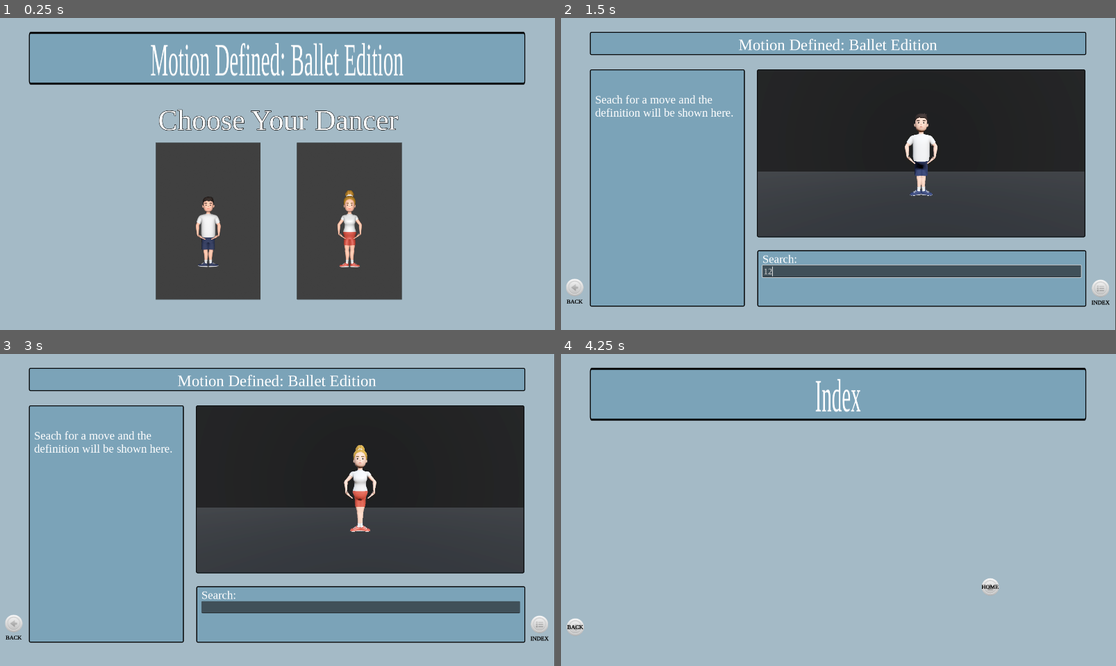
Above: before the commit, frames 1-4 (two rows, left to right).
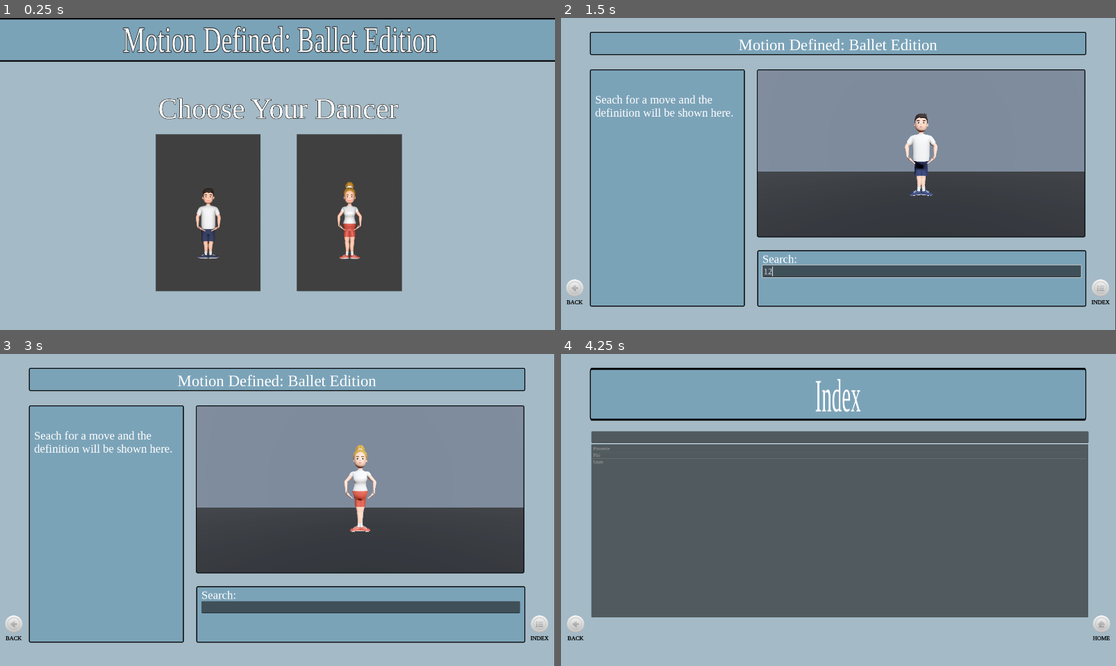
Above: after the commit, the same moments.

Repository: Makarose/Motion-Defined-Ballet-Edition
Game: Godot game, scene res://Scenes/title_page.tscn
Two runs of this game, one before a commit and one after it. Both use one fixed random seed, a clock stepped at 60 frames per second and the inputs below.
Inputs (mouse positions are in pixels of both pictures, inside the frame that each line leads up to; where the layout moved, square brackets give the same spot in the first picture):
- Up to frame 1 (0.25 s): no input
- Up to frame 2 (1.5 s): click (771, 211) [771, 220] at 0.5 s; click (921, 270) at 1.27 s; type "12" at 1.35 s
- Up to frame 3 (3 s): click (11, 625) [11, 622] at 2 s; click (349, 547) [349, 556] at 2.75 s
- Up to frame 4 (4.25 s): click (1099, 625) at 3.5 s

The runs differ from the first frame. In frame 1, 20% of the frame differs, in the area x 0-100%, y 0-91%; in frame 2, 19%; in frame 3, 19%; in frame 4, 53%, in the area x 1-99%, y 24-92%.

Commit message:
Working on setting up index page. Need to nomalize search terms.

Diff:
--- a/Scenes/background.tscn
+++ b/Scenes/background.tscn
@@ -1,4 +1,7 @@
-[gd_scene load_steps=8 format=3 uid="uid://c0opmlqorul1c"]
+[gd_scene load_steps=10 format=3 uid="uid://c0opmlqorul1c"]
+
+[ext_resource type="PackedScene" uid="uid://du1htf5ao34cs" path="res://Characters/male.glb" id="2_iuybu"]
+[ext_resource type="PackedScene" uid="uid://cd4snkot1sjo4" path="res://Scenes/female.tscn" id="2_q05r1"]
 
 [sub_resource type="ProceduralSkyMaterial" id="ProceduralSkyMaterial_mfq5q"]
 sky_horizon_color = Color(0.64625, 0.65575, 0.67075, 1)
@@ -20,7 +23,7 @@
 material = SubResource("StandardMaterial3D_80m8t")
 
 [sub_resource type="StandardMaterial3D" id="StandardMaterial3D_jk6gj"]
-albedo_color = Color(0, 0, 0, 1)
+albedo_color = Color(0.352, 0.388667, 0.44, 1)
 
 [sub_resource type="PlaneMesh" id="PlaneMesh_q4hd6"]
 material = SubResource("StandardMaterial3D_jk6gj")
@@ -45,3 +48,9 @@
 transform = Transform3D(8.69305, 0, 0, 0, -4.37114e-08, -2.5, 0, 1, -1.09278e-07, 0, 2, -2.28073)
 mesh = SubResource("PlaneMesh_q4hd6")
 skeleton = NodePath("../..")
+
+[node name="male" parent="." instance=ExtResource("2_iuybu")]
+visible = false
+
+[node name="female" parent="." instance=ExtResource("2_q05r1")]
+visible = false
--- a/Scenes/index.tscn
+++ b/Scenes/index.tscn
@@ -24,6 +24,7 @@
 grow_horizontal = 2
 grow_vertical = 2
 script = ExtResource("1_37t3u")
+metadata/_edit_horizontal_guides_ = [995.0]
 
 [node name="PanelContainer" type="Panel" parent="."]
 custom_minimum_size = Vector2(1920, 1080)
@@ -53,56 +54,79 @@
 text = "[center]Index[/center]"
 scroll_active = false
 
-[node name="Container" type="MarginContainer" parent="."]
+[node name="Back" type="MarginContainer" parent="."]
 custom_minimum_size = Vector2(75, 75)
-layout_mode = 0
-offset_top = 898.0
-offset_right = 198.0
-offset_bottom = 1088.0
+offset_left = 1.0
+offset_top = 900.0
+offset_right = 199.0
+offset_bottom = 1090.0
 scale = Vector2(0.5, 0.5)
 theme_override_constants/margin_left = 35
 theme_override_constants/margin_top = 0
 theme_override_constants/margin_right = 35
 theme_override_constants/margin_bottom = 0
 
-[node name="BackButton" type="Button" parent="Container"]
-custom_minimum_size = Vector2(75, 75)
+[node name="MarginContainer" type="MarginContainer" parent="Back"]
+layout_mode = 2
+theme_override_constants/margin_bottom = 50
+
+[node name="BackButton" type="Button" parent="Back/MarginContainer"]
 layout_mode = 2
 icon = ExtResource("2_l3b18")
 flat = true
 
-[node name="Label" type="Label" parent="Container"]
+[node name="Label" type="Label" parent="Back"]
 layout_mode = 2
+size_flags_vertical = 8
 text = "BACK"
-label_settings = SubResource("LabelSettings_3jq6v")
+label_settings = SubResource("LabelSettings_sreg4")
 horizontal_alignment = 1
 vertical_alignment = 2
 
-[node name="Container2" type="MarginContainer" parent="."]
+[node name="Home" type="MarginContainer" parent="."]
 custom_minimum_size = Vector2(75, 75)
-layout_mode = 2
-offset_left = 1435.0
-offset_top = 759.0
-offset_right = 1633.0
-offset_bottom = 949.0
+offset_left = 1820.0
+offset_top = 900.0
+offset_right = 2018.0
+offset_bottom = 1090.0
 scale = Vector2(0.5, 0.5)
 theme_override_constants/margin_left = 35
 theme_override_constants/margin_top = 0
 theme_override_constants/margin_right = 35
 theme_override_constants/margin_bottom = 0
 
-[node name="HomeButton" type="Button" parent="Container2"]
-custom_minimum_size = Vector2(75, 75)
+[node name="MarginContainer" type="MarginContainer" parent="Home"]
+layout_mode = 2
+theme_override_constants/margin_bottom = 50
+
+[node name="HomeButton" type="Button" parent="Home/MarginContainer"]
 layout_mode = 2
 icon = ExtResource("4_j1bci")
 flat = true
 
-[node name="Label" type="Label" parent="Container2"]
+[node name="Label" type="Label" parent="Home"]
 layout_mode = 2
+size_flags_vertical = 8
 text = "HOME"
-label_settings = SubResource("LabelSettings_3jq6v")
+label_settings = SubResource("LabelSettings_sreg4")
 horizontal_alignment = 1
 vertical_alignment = 2
 
-[connection signal="pressed" from="Container/BackButton" to="." method="_on_back_button_pressed"]
-[connection signal="pressed" from="Container2/HomeButton" to="." method="_on_home_button_pressed"]
+[node name="VBoxContainer" type="VBoxContainer" parent="."]
+custom_minimum_size = Vector2(1720, 600)
+layout_mode = 0
+offset_left = 105.0
+offset_top = 268.0
+offset_right = 169.0
+offset_bottom = 308.0
+
+[node name="LineEdit" type="LineEdit" parent="VBoxContainer"]
+custom_minimum_size = Vector2(0, 40)
+layout_mode = 2
+
+[node name="ItemList" type="ItemList" parent="VBoxContainer"]
+custom_minimum_size = Vector2(0, 600)
+layout_mode = 2
+
+[connection signal="pressed" from="Back/MarginContainer/BackButton" to="." method="_on_back_button_pressed"]
+[connection signal="pressed" from="Home/MarginContainer/HomeButton" to="." method="_on_home_button_pressed"]
--- a/Scenes/title_page.tscn
+++ b/Scenes/title_page.tscn
@@ -8,6 +8,11 @@
 
 [sub_resource type="StyleBoxFlat" id="StyleBoxFlat_0d775"]
 bg_color = Color(0.643137, 0.729412, 0.776471, 1)
+
+[sub_resource type="LabelSettings" id="LabelSettings_mgapr"]
+font_size = 75
+outline_size = 5
+outline_color = Color(0, 0, 0, 1)
 
 [sub_resource type="LabelSettings" id="LabelSettings_q4hbm"]
 font = ExtResource("5_ix5ab")
@@ -35,24 +40,22 @@
 
 [node name="MainTitle" type="PanelContainer" parent="."]
 layout_mode = 1
-anchors_preset = 1
-anchor_left = 1.0
+anchors_preset = 10
 anchor_right = 1.0
-offset_left = -1820.0
-offset_top = 48.0
-offset_right = -100.0
-offset_bottom = 128.0
-grow_horizontal = 0
-scale = Vector2(0.998309, 2.28343)
+offset_left = -144.0
+offset_right = -144.0
+offset_bottom = 90.0
+grow_horizontal = 2
+scale = Vector2(1.16, 1.68)
 theme = ExtResource("1_k3hol")
 
-[node name="Title" type="RichTextLabel" parent="MainTitle"]
+[node name="Label" type="Label" parent="MainTitle"]
 layout_mode = 2
+size_flags_vertical = 1
 theme = ExtResource("1_k3hol")
-theme_override_font_sizes/normal_font_size = 70
-bbcode_enabled = true
-text = "[center]Motion Defined: Ballet Edition[/center]"
-scroll_active = false
+text = "Motion Defined: Ballet Edition"
+label_settings = SubResource("LabelSettings_mgapr")
+horizontal_alignment = 1
 
 [node name="HBoxContainer" type="HBoxContainer" parent="."]
 layout_mode = 1
@@ -62,9 +65,9 @@
 anchor_right = 0.0338542
 anchor_bottom = 0.0583333
 offset_left = 473.0
-offset_top = 368.0
+offset_top = 339.0
 offset_right = 2179.0
-offset_bottom = 1456.0
+offset_bottom = 1427.0
 scale = Vector2(0.5, 0.5)
 theme_override_constants/separation = 250
 
@@ -79,9 +82,9 @@
 [node name="Label" type="Label" parent="."]
 layout_mode = 0
 offset_left = 340.0
-offset_top = 270.0
+offset_top = 230.0
 offset_right = 1586.0
-offset_bottom = 437.0
+offset_bottom = 397.0
 text = "Choose Your Dancer"
 label_settings = SubResource("LabelSettings_q4hbm")
 horizontal_alignment = 1
--- a/Scenes/ui_scene.tscn
+++ b/Scenes/ui_scene.tscn
@@ -61,7 +61,7 @@
 database = ExtResource("2_k7bws")
 skeleton_scene = SubResource("PackedScene_ja6at")
 metadata/_edit_vertical_guides_ = [1817.0, 538.0]
-metadata/_edit_horizontal_guides_ = [996.0]
+metadata/_edit_horizontal_guides_ = [995.0]
 
 [node name="BackgroundColourPanel" type="Panel" parent="."]
 z_index = -100
@@ -191,9 +191,9 @@
 [node name="Container" type="MarginContainer" parent="."]
 custom_minimum_size = Vector2(75, 75)
 layout_mode = 0
-offset_top = 898.0
+offset_top = 900.0
 offset_right = 198.0
-offset_bottom = 1088.0
+offset_bottom = 1090.0
 scale = Vector2(0.5, 0.5)
 theme_override_constants/margin_left = 35
 theme_override_constants/margin_top = 0
@@ -221,9 +221,9 @@
 custom_minimum_size = Vector2(75, 75)
 layout_mode = 0
 offset_left = 1819.0
-offset_top = 901.0
+offset_top = 900.0
 offset_right = 2017.0
-offset_bottom = 1091.0
+offset_bottom = 1090.0
 scale = Vector2(0.5, 0.5)
 theme_override_constants/margin_left = 35
 theme_override_constants/margin_top = 0
--- a/Scripts/female.gd
+++ b/Scripts/female.gd
@@ -2,8 +2,13 @@
 
 @onready var animation_player: AnimationPlayer = $AnimationPlayer
 
+func _ready() -> void:
+	animation_player.playback_active = true # ensures playback is active
+
 func play_move(anim_name: String) -> void:
 	if animation_player and animation_player.has_animation(anim_name):
+		print("About to play animation:", anim_name)
+		animation_player.stop() # stops any current animation
 		animation_player.play(anim_name)
 	else:
 		push_warning("animation not found: " + anim_name)
--- a/Scripts/game_manager.gd
+++ b/Scripts/game_manager.gd
@@ -1,3 +1,13 @@
 extends Node
 
-var chosen_character : String = ""
+@export var ballet_move_database: BalletMoveDatabase = preload("res://Definition Resources/ballet_moves_database.tres")
+
+var chosen_character : String = "" # Last selected character
+var selected_term: String = "" # Last selecetd term
+
+func get_terms() -> Array:
+	var term_list: Array = []
+	if ballet_move_database:
+		for move in ballet_move_database.moves:
+			term_list.append(move.name)
+	return term_list
--- a/Scripts/index.gd
+++ b/Scripts/index.gd
@@ -1,10 +1,50 @@
 extends Control
 
+@onready var search_bar = $VBoxContainer/LineEdit
+@onready var term_list = $VBoxContainer/ItemList
 
+var terms = [] # Will load from ResourceManager
+
+func _ready():
+	# Load all terms from ResourceManager
+	terms = GameManager.get_terms()
+	terms.sort()
+
+	# Fill List
+	_populate_list(terms)
+
+	# Connect Signals
+	search_bar.text_changed.connect(_on_search_changed)
+	term_list.item_activated.connect(_on_term_selected) # Double click or enter
+
+func _populate_list(term_array: Array):
+	term_list.clear()
+	for t in term_array:
+		term_list.add_item(t)
+
+func _on_search_changed(new_text: String):
+	var filtered = []
+	for t in terms:
+		if new_text == "" or new_text.to_lower() in t.to_lower():
+			filtered.append(t)
+	_populate_list(filtered)
+
+func _on_term_selected(index: int):
+	var selected_term = term_list.get_item_text(index)
+	# Save selected term globally
+	GameManager.selected_term = selected_term
+
+	# Go ack to main menu
+	if is_inside_tree():
+		get_tree().change_scene_to_file("res://Scenes/main_scene.tscn")
+	else:
+		print("Node not in tree, cannot change scene!")
 
 func _on_back_button_pressed() -> void:
-	get_tree().change_scene_to_file("res://Scenes/main_scene.tscn")
+	if is_inside_tree():
+		get_tree().change_scene_to_file("res://Scenes/main_scene.tscn")
 
 
 func _on_home_button_pressed() -> void:
-	get_tree().change_scene_to_file("res://Scenes/title_page.tscn")
+	if is_inside_tree():
+		get_tree().change_scene_to_file("res://Scenes/title_page.tscn")
--- a/Scripts/male.gd
+++ b/Scripts/male.gd
@@ -2,8 +2,13 @@
 
 @onready var animation_player: AnimationPlayer = $AnimationPlayer
 
+func _ready() -> void:
+	animation_player.playback_active = true # ensures playback is active
+
 func play_move(anim_name: String) -> void:
 	if animation_player and animation_player.has_animation(anim_name):
+		print("About to play animation:", anim_name)
+		animation_player.stop() # stops any current animation
 		animation_player.play(anim_name)
 	else:
 		push_warning("animation not found: " + anim_name)
--- a/Scripts/ui_scene.gd
+++ b/Scripts/ui_scene.gd
@@ -24,16 +24,6 @@
 	# Load the database
 	if not database:
 		database = load("res://Definition Resources/ballet_moves_database.tres")
-	print("Database loaded:", database)
-	print("Moves:", database.moves)
-
-	# Load chosen character automatically
-	if GameManager.chosen_character != "":
-		print("Spawning dancer:", GameManager.chosen_character)
-		_on_character_button_pressed(GameManager.chosen_character)
-		GameManager.chosen_character = ""  # reset so it doesn’t double-spawn
-	else:
-		print("No character chosen yet")
 
 	# Connect signals
 	search_bar.text_changed.connect(_on_search_text_changed)
@@ -51,11 +41,26 @@
 	clear_timer.connect("timeout", Callable(self, "_clear_search_now"))
 	add_child(clear_timer)
 
+	# Spawn previous character if one selected
+	if GameManager.chosen_character != "":
+		_on_character_button_pressed(GameManager.chosen_character)
+	else:
+		print("No character chosen yet")
+
+	# If a term was selected from index, pre-seleect it
+	if GameManager.selected_term != "":
+		print("Previously selected term:", GameManager.selected_term)
+		_select_term(GameManager.selected_term)
+		GameManager.selected_term = "" # reset so it doesn't repeat next time
+
 
 #----------------------------------------
 # Character Selection (from buttons)
 # ---------------------------------------
 func _on_character_button_pressed(character_scene_path: String) -> void:
+	# Save for later so character can be reloaded
+	GameManager.chosen_character = character_scene_path
+
 	# Remove previous dancer
 	if current_dancer and current_dancer.is_inside_tree():
 		current_dancer.queue_free()
@@ -89,8 +94,32 @@
 
 
 # _____________________________________
-# Animation Selection
+# Term Selection
 # _____________________________________
+func _select_term(term_name: String) -> void:
+	# Find the move in the database
+	var move_resource: BalletMove = null
+	for i in range(database.moves.size()):
+		if database.moves[i].name == term_name:
+			move_resource = database.moves[i]
+			break
+
+	if move_resource == null:
+		print("Term not found in database:", term_name)
+		return
+
+	# Update UI
+	definition_label.set_text(move_resource.definition)
+	title_label.set_text(move_resource.name)
+	search_bar.text = move_resource.name
+	item_list.visible = false
+
+	# Play animation if available
+	if current_dancer and current_dancer.has_method("play_move"):
+		if move_resource.animation_name != "":
+			current_dancer.play_move(move_resource.animation_name)
+			print("Requested animation:", move_resource.animation_name)
+
 func _select_item(index: int) -> void:
 	var selected_move_name = item_list.get_item_text(index)
 	print("Selecting move:", selected_move_name)
@@ -129,6 +158,7 @@
 	# Play animation on current dancer
 	if current_dancer and current_dancer.has_method("play_move"):
 		if move_resource.animation_name != "":
+			print("About to play animation:", move_resource.animation_name)
 			current_dancer.play_move(move_resource.animation_name)
 			print("Requested animation:", move_resource.animation_name)
 		else:
Not shown: 1 places in Scenes/index.tscn that only renumber resources
Not shown: 1 places in Scenes/title_page.tscn that only renumber resources
